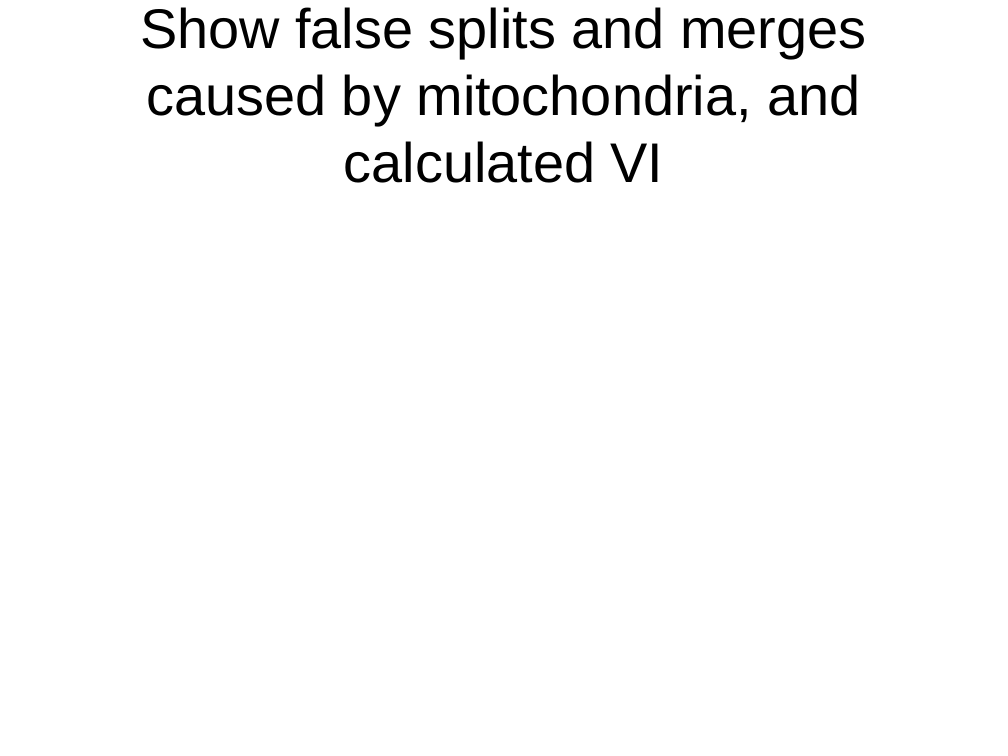
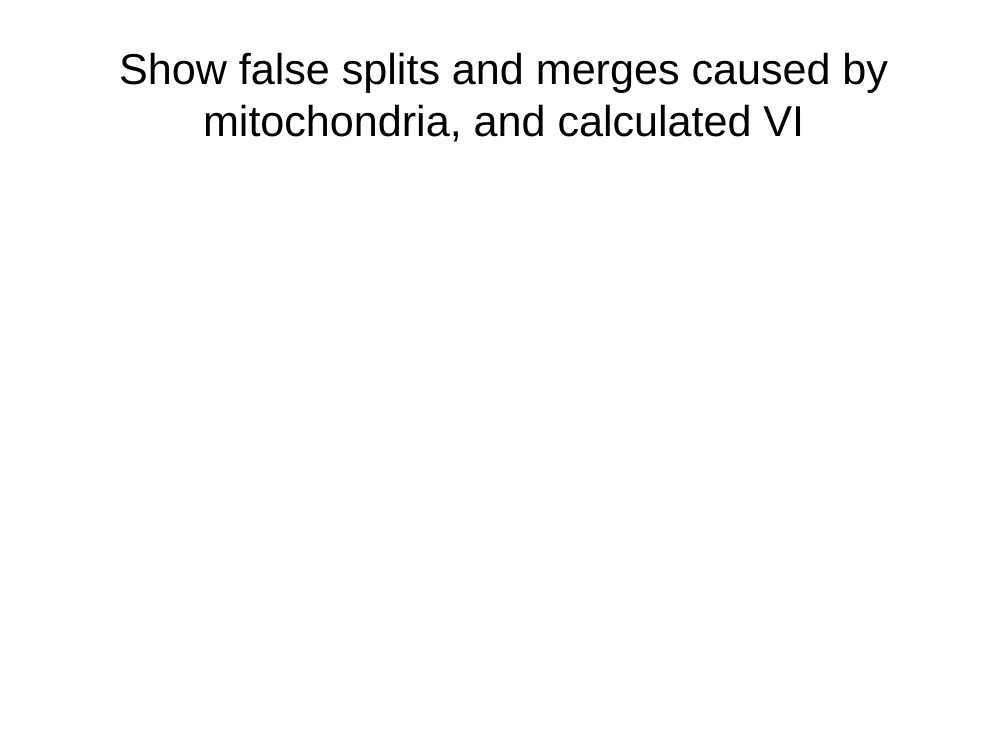
Before and after one commit to JohnnyTeutonic/view_all, a slide deck: slide 22 of Segmentation_Presentation.odp (slide 21 before the commit). Drawn at 1008x756 pixels with LibreOffice and Linux fonts; fonts in the diff are those of the drawing. Boxes give left, top, right and bottom in pixels: in the first picture for what was removed or moved away, otherwise in the second. Text is boxed around its words. In the diff, an @@ line names an element or a change of style, - is before the commit and + after.

```diff
--- a/Segmentation_Presentation.odp
+++ b/Segmentation_Presentation.odp
@@ title "Show false splits and merges ...": place and size @@
-title "Show false splits and merges ..." at [140,7,866,183]
+title "Show false splits and merges ..." at [119,52,888,142]
@@ title "Show false splits and merges ..." at [119,52,888,142]: size 44 to 34 pt @@
```
Also in this commit, not shown: 9 other slides changed, 3 slides added, 2 slides removed, 4 other files.
